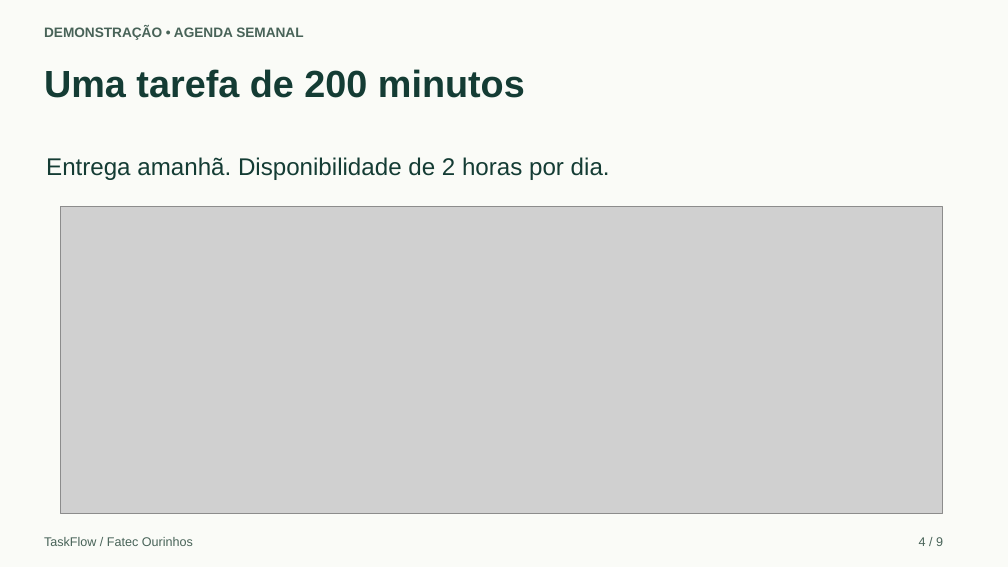
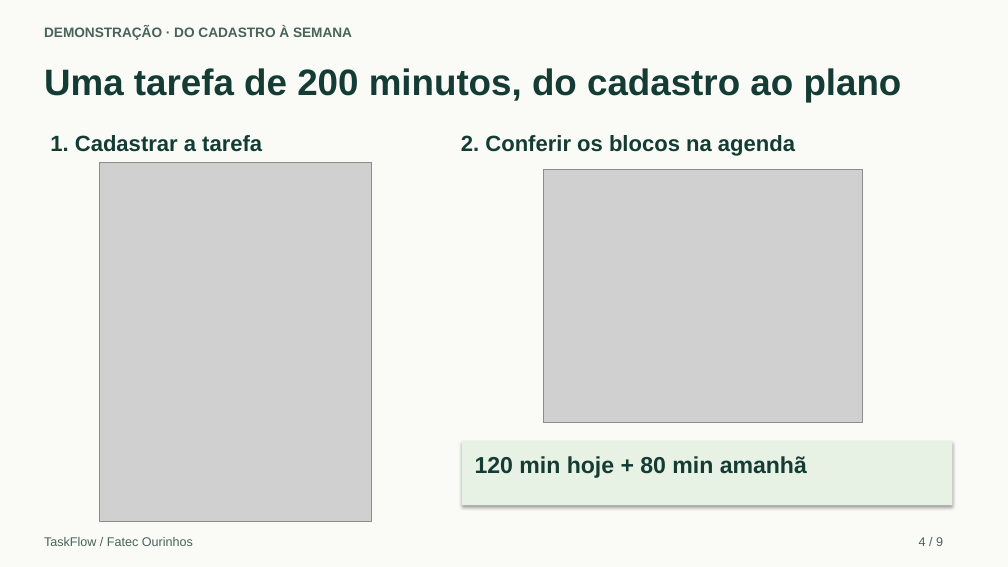
Before and after one commit to Guilherme2846/TaskFlow, a slide deck: slide 4 of docs/TaskFlow_Apresentacao.pptx. Drawn at 1008x567 pixels with LibreOffice and Linux fonts; fonts in the diff are those of the drawing; grey boxes stand for pictures. Boxes give left, top, right and bottom in pixels: in the first picture for what was removed or moved away, otherwise in the second. Text is boxed around its words. In the diff, an @@ line names an element or a change of style, - is before the commit and + after.

Commit message:
Ilustra o cadastro de tarefa, a distribuição na agenda e os planos com capturas reais

```diff
--- a/docs/TaskFlow_Apresentacao.pptx
+++ b/docs/TaskFlow_Apresentacao.pptx
@@ text at [44, 26, 352, 40]: text changed @@
-DEMONSTRAÇÃO • AGENDA SEMANAL
+DEMONSTRAÇÃO · DO CADASTRO À SEMANA
@@ text at [44, 68, 902, 102]: text changed; size 36 to 35 pt @@
-Uma tarefa de 200 minutos
+Uma tarefa de 200 minutos, do cadastro ao plano
@@ text added at [50, 135, 262, 152], 21 pt, text #143C34, bold @@
+1. Cadastrar a tarefa
@@ text added at [461, 135, 795, 156], 21 pt, text #143C34, bold @@
+2. Conferir os blocos na agenda
@@ text removed at [46, 157, 610, 180] @@
-Entrega amanhã. Disponibilidade de 2 horas por dia.
@@ picture added at [100, 163, 371, 522] @@
@@ picture added at [543, 169, 863, 423] @@
@@ picture removed at [60, 207, 943, 514] @@
@@ rectangle added at [462, 441, 953, 505], fill #E7F1E4 @@
@@ text added at [475, 456, 807, 478], 22 pt, text #143C34, bold @@
+120 min hoje + 80 min amanhã
```
Also in this commit, not shown: 1 slide added, 1 slide removed, 1 other file.
